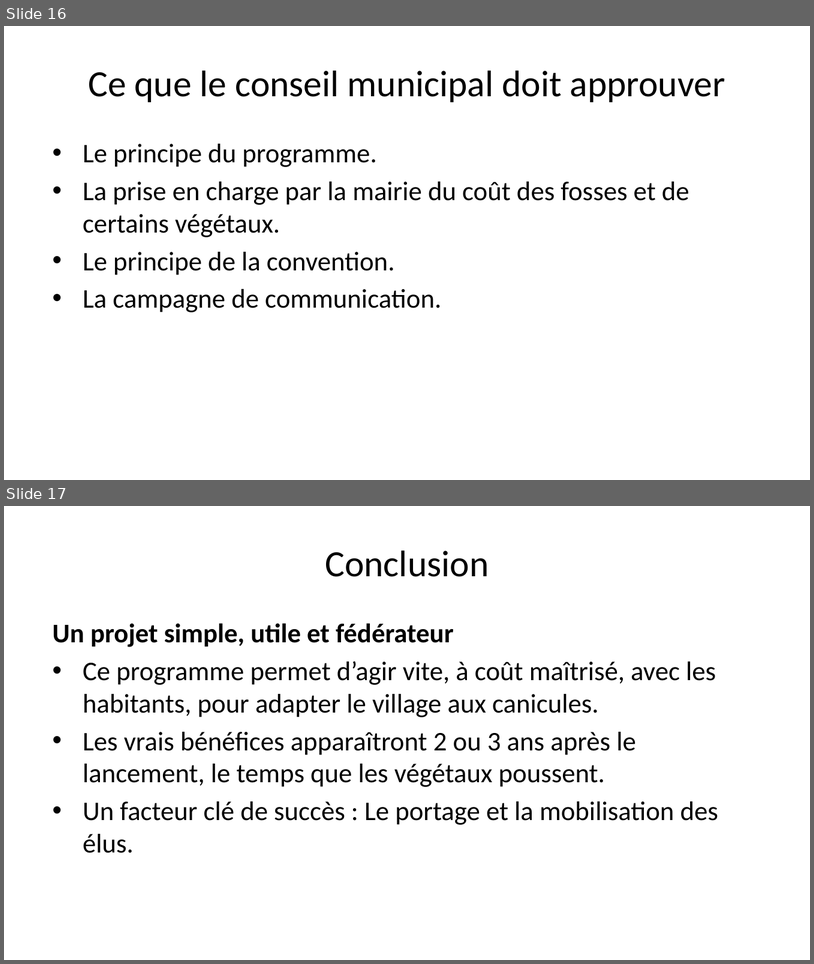
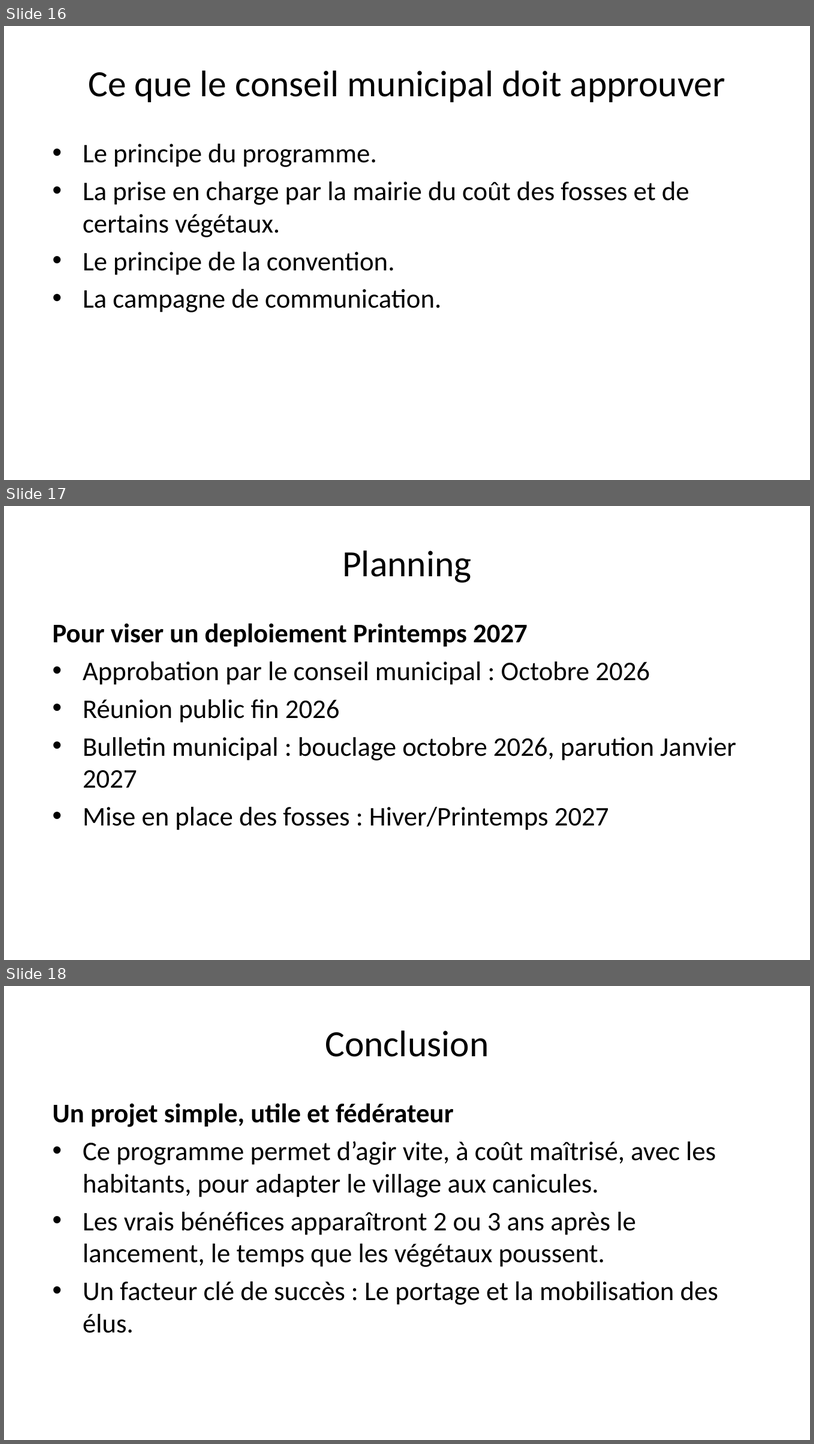
Before and after one commit to Bertrand82/vegetalisation_m2q, a slide deck: presentation.pptx. Shown one above the other, each under a label of ours: slides 16 and 17 before the commit, slides 16, 17 and 18 after it. The pictures are 814x964 and 814x1444 pixels, drawn with LibreOffice and Linux fonts; fonts in the diff are those of the drawing. Boxes give left, top, right and bottom in pixels: in the first picture for what was removed or moved away, otherwise in the second. Text is boxed around its words. In the diff, an @@ line names an element or a change of style, - is before the commit and + after.

```diff
--- a/presentation.pptx
+++ b/presentation.pptx
@@ slide 17 added at <box>4,506,810,960</box>, background #FFFFFF @@
@@ title added at <box>342,550,471,583</box>, 33 pt, text #000000 @@
+Planning
@@ text added at <box>53,623,737,830</box>, 24 pt, text #000000 @@
+Pour viser un deploiement Printemps 2027
+• Approbation par le conseil municipal : Octobre 2026
+• Réunion public fin 2026
+• Bulletin municipal : bouclage octobre 2026, parution Janvier 2027
+• Mise en place des fosses : Hiver/Printemps 2027
@@ what was slide 17 is now slide 18 @@
```
Also in this commit, not shown: 2 slides changed, 1 slide removed, 4 other files.
